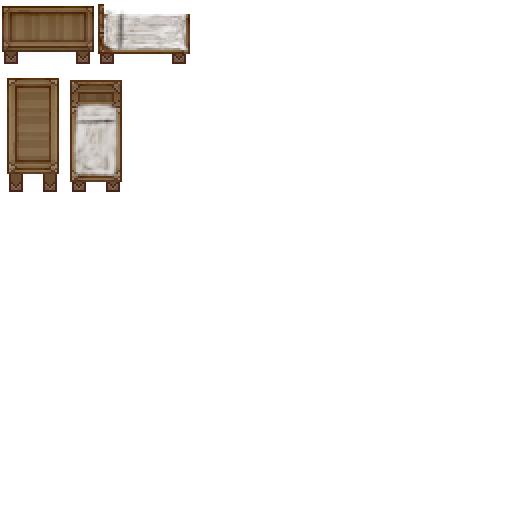
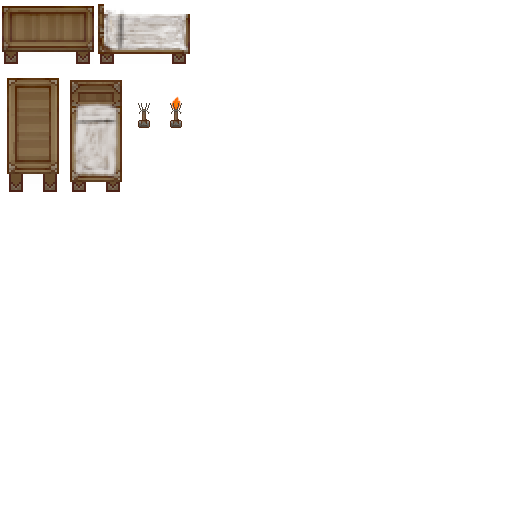
Two versions of the same layered image (512x512). Layer-by-layer changes:
added layer "Ebene" above "Eingefügte Ebene #1" over [170, 96, 182, 128]
added layer "Eingefügte Ebene #1" above "Bett_vert" over [138, 103, 150, 128]
